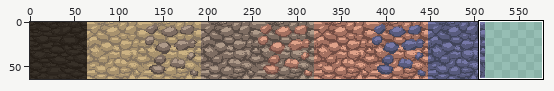
Edited in one commit: sprite sheet (level/soil-all.png). The picture above shows the old version from afar; the outline marks the close-up.
Close-up. Earlier state:
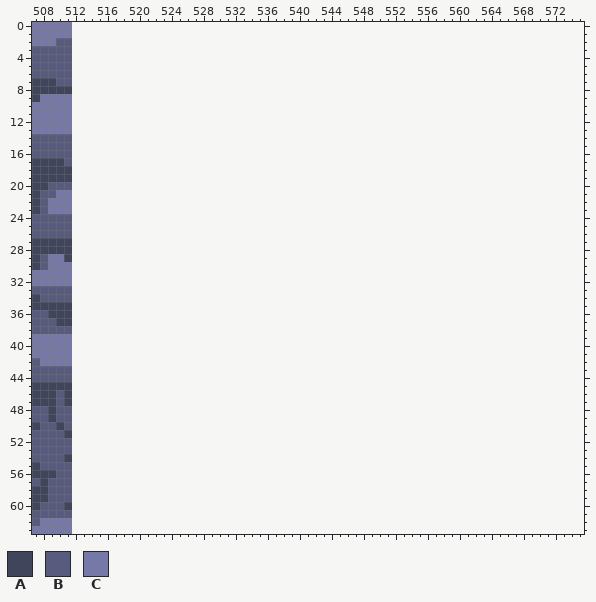
The file is 512x64 pixels. Shown: x 507..575, y 0..63. The old version is drawn lined up with the new one, on the new canvas.
Palette (. is transparent): A #41455b  B #585b7d  C #7678a7
Pixels before (only the part around the change), first column x 507:
 0 CCCCC................................................................
 1 CCCCC................................................................
 2 CCCBB................................................................
 3 BBBBB................................................................
 4 BBBBB................................................................
 5 BBBBB................................................................
 6 BBBBB................................................................
 7 AAABB................................................................
 8 AAAAA................................................................
 9 ACCCC................................................................
10 CCCCC................................................................
11 CCCCC................................................................
12 CCCCC................................................................
13 CCCCC................................................................
14 BBBBB................................................................
15 BBBBB................................................................
16 BBBBB................................................................
17 AAAAB................................................................
18 AAAAA................................................................
19 AAAAA................................................................
20 AABBB................................................................
21 ABBCC................................................................
22 ABCCC................................................................
23 ABCCC................................................................
24 BBBBB................................................................
25 BBBBB................................................................
26 BBBBB................................................................
27 AAAAA................................................................
28 AAAAA................................................................
29 ABCCA................................................................
30 ABCCC................................................................
31 CCCCC................................................................
32 CCCCC................................................................
33 BBBBB................................................................
34 ABBBB................................................................
35 AAAAA................................................................
36 BBAAA................................................................
37 BBBAA................................................................
38 BBBBB................................................................
39 CCCCC................................................................
40 CCCCC................................................................
41 CCCCC................................................................
42 BCCCC................................................................
43 BBBBB................................................................
44 BBBBB................................................................
45 AAAAA................................................................
46 AAABA................................................................
47 AAABA................................................................
48 BBABB................................................................
49 BBABB................................................................
50 ABBAB................................................................
51 BBBBA................................................................
52 BBBBB................................................................
53 BBBBB................................................................
54 BBBBA................................................................
55 ABBBB................................................................
56 AAABB................................................................
57 BABBB................................................................
58 AABBB................................................................
59 AABBB................................................................
60 ABBBA................................................................
61 BBBBB................................................................
62 BCCCC................................................................
63 CCCCC................................................................
And afterwards:
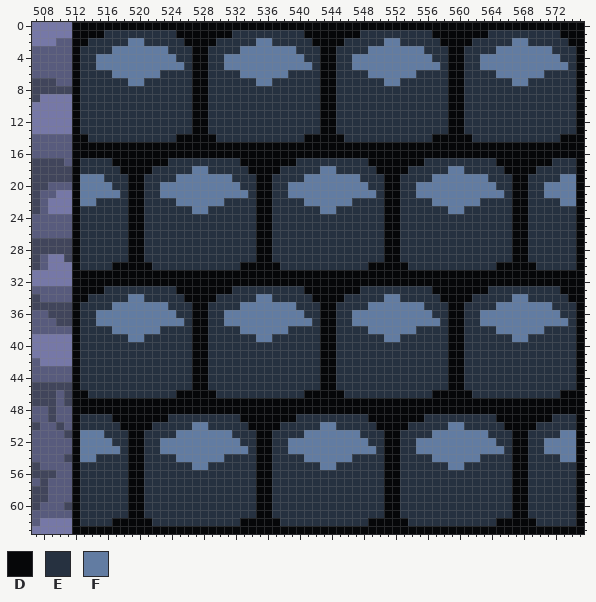
Colours new in this view: D #060709  E #263140  F #627ca2
Changes in this commit:
canvas 512x64 -> 576x64
Changed rows in their new state; - is an unchanged pixel.
first column x 512:
 0 DDDDDDDDDDDDDDDDDDDDDDDDDDDDDDDDDDDDDDDDDDDDDDDDDDDDDDDDDDDDDDDD
 1 DDDDEEEEEEEEEDDDDDDDEEEEEEEEEDDDDDDDEEEEEEEEEDDDDDDDEEEEEEEEEDDD
 2 DDEEEEEFFEEEEEDDDDEEEEEFFEEEEEDDDDEEEEEFFEEEEEDDDDEEEEEFFEEEEEDD
 3 DEEEEFFFFFFFEEEDDEEEEFFFFFFFEEEDDEEEEFFFFFFFEEEDDEEEEFFFFFFFEEED
 4 DEEFFFFFFFFFFEEDDEEFFFFFFFFFFEEDDEEFFFFFFFFFFEEDDEEFFFFFFFFFFEED
 5 DEEFFFFFFFFFFFEDDEEFFFFFFFFFFFEDDEEFFFFFFFFFFFEDDEEFFFFFFFFFFFED
 6 DEEEEFFFFFFEEEEDDEEEEFFFFFFEEEEDDEEEEFFFFFFEEEEDDEEEEFFFFFFEEEED
 7 DEEEEEEFFEEEEEEDDEEEEEEFFEEEEEEDDEEEEEEFFEEEEEEDDEEEEEEFFEEEEEED
 8 DEEEEEEEEEEEEEEDDEEEEEEEEEEEEEEDDEEEEEEEEEEEEEEDDEEEEEEEEEEEEEED
 9 DEEEEEEEEEEEEEEDDEEEEEEEEEEEEEEDDEEEEEEEEEEEEEEDDEEEEEEEEEEEEEED
10 DEEEEEEEEEEEEEEDDEEEEEEEEEEEEEEDDEEEEEEEEEEEEEEDDEEEEEEEEEEEEEED
11 DEEEEEEEEEEEEEEDDEEEEEEEEEEEEEEDDEEEEEEEEEEEEEEDDEEEEEEEEEEEEEED
12 DEEEEEEEEEEEEEEDDEEEEEEEEEEEEEEDDEEEEEEEEEEEEEEDDEEEEEEEEEEEEEED
13 DEEEEEEEEEEEEEEDDEEEEEEEEEEEEEEDDEEEEEEEEEEEEEEDDEEEEEEEEEEEEEED
14 DDEEEEEEEEEEEDDDDDEEEEEEEEEEEDDDDDEEEEEEEEEEEDDDDDEEEEEEEEEEEDDD
15 DDDDDDDDDDDDDDDDDDDDDDDDDDDDDDDDDDDDDDDDDDDDDDDDDDDDDDDDDDDDDDDD
16 DDDDDDDDDDDDDDDDDDDDDDDDDDDDDDDDDDDDDDDDDDDDDDDDDDDDDDDDDDDDDDDD
17 DEEEEDDDDDDDEEEEEEEEEDDDDDDDEEEEEEEEEDDDDDDDEEEEEEEEEDDDDDDDEEED
18 DEEEEEDDDDEEEEEFFEEEEEDDDDEEEEEFFEEEEEDDDDEEEEEFFEEEEEDDDDEEEEED
19 DFFFEEEDDEEEEFFFFFFFEEEDDEEEEFFFFFFFEEEDDEEEEFFFFFFFEEEDDEEEEFFD
20 DFFFFEEDDEEFFFFFFFFFFEEDDEEFFFFFFFFFFEEDDEEFFFFFFFFFFEEDDEEFFFFD
21 DFFFFFEDDEEFFFFFFFFFFFEDDEEFFFFFFFFFFFEDDEEFFFFFFFFFFFEDDEEFFFFD
22 DFFEEEEDDEEEEFFFFFFEEEEDDEEEEFFFFFFEEEEDDEEEEFFFFFFEEEEDDEEEEFFD
23 DEEEEEEDDEEEEEEFFEEEEEEDDEEEEEEFFEEEEEEDDEEEEEEFFEEEEEEDDEEEEEED
24 DEEEEEEDDEEEEEEEEEEEEEEDDEEEEEEEEEEEEEEDDEEEEEEEEEEEEEEDDEEEEEED
25 DEEEEEEDDEEEEEEEEEEEEEEDDEEEEEEEEEEEEEEDDEEEEEEEEEEEEEEDDEEEEEED
26 DEEEEEEDDEEEEEEEEEEEEEEDDEEEEEEEEEEEEEEDDEEEEEEEEEEEEEEDDEEEEEED
27 DEEEEEEDDEEEEEEEEEEEEEEDDEEEEEEEEEEEEEEDDEEEEEEEEEEEEEEDDEEEEEED
28 DEEEEEEDDEEEEEEEEEEEEEEDDEEEEEEEEEEEEEEDDEEEEEEEEEEEEEEDDEEEEEED
29 DEEEEEEDDEEEEEEEEEEEEEEDDEEEEEEEEEEEEEEDDEEEEEEEEEEEEEEDDEEEEEED
30 DEEEEDDDDDEEEEEEEEEEEDDDDDEEEEEEEEEEEDDDDDEEEEEEEEEEEDDDDDEEEEED
31 DDDDDDDDDDDDDDDDDDDDDDDDDDDDDDDDDDDDDDDDDDDDDDDDDDDDDDDDDDDDDDDD
32 DDDDDDDDDDDDDDDDDDDDDDDDDDDDDDDDDDDDDDDDDDDDDDDDDDDDDDDDDDDDDDDD
33 DDDDEEEEEEEEEDDDDDDDEEEEEEEEEDDDDDDDEEEEEEEEEDDDDDDDEEEEEEEEEDDD
34 DDEEEEEFFEEEEEDDDDEEEEEFFEEEEEDDDDEEEEEFFEEEEEDDDDEEEEEFFEEEEEDD
35 DEEEEFFFFFFFEEEDDEEEEFFFFFFFEEEDDEEEEFFFFFFFEEEDDEEEEFFFFFFFEEED
36 DEEFFFFFFFFFFEEDDEEFFFFFFFFFFEEDDEEFFFFFFFFFFEEDDEEFFFFFFFFFFEED
37 DEEFFFFFFFFFFFEDDEEFFFFFFFFFFFEDDEEFFFFFFFFFFFEDDEEFFFFFFFFFFFED
38 DEEEEFFFFFFEEEEDDEEEEFFFFFFEEEEDDEEEEFFFFFFEEEEDDEEEEFFFFFFEEEED
39 DEEEEEEFFEEEEEEDDEEEEEEFFEEEEEEDDEEEEEEFFEEEEEEDDEEEEEEFFEEEEEED
40 DEEEEEEEEEEEEEEDDEEEEEEEEEEEEEEDDEEEEEEEEEEEEEEDDEEEEEEEEEEEEEED
41 DEEEEEEEEEEEEEEDDEEEEEEEEEEEEEEDDEEEEEEEEEEEEEEDDEEEEEEEEEEEEEED
42 DEEEEEEEEEEEEEEDDEEEEEEEEEEEEEEDDEEEEEEEEEEEEEEDDEEEEEEEEEEEEEED
43 DEEEEEEEEEEEEEEDDEEEEEEEEEEEEEEDDEEEEEEEEEEEEEEDDEEEEEEEEEEEEEED
44 DEEEEEEEEEEEEEEDDEEEEEEEEEEEEEEDDEEEEEEEEEEEEEEDDEEEEEEEEEEEEEED
45 DEEEEEEEEEEEEEEDDEEEEEEEEEEEEEEDDEEEEEEEEEEEEEEDDEEEEEEEEEEEEEED
46 DDEEEEEEEEEEEDDDDDEEEEEEEEEEEDDDDDEEEEEEEEEEEDDDDDEEEEEEEEEEEDDD
47 DDDDDDDDDDDDDDDDDDDDDDDDDDDDDDDDDDDDDDDDDDDDDDDDDDDDDDDDDDDDDDDD
48 DDDDDDDDDDDDDDDDDDDDDDDDDDDDDDDDDDDDDDDDDDDDDDDDDDDDDDDDDDDDDDDD
49 DEEEEDDDDDDDEEEEEEEEEDDDDDDDEEEEEEEEEDDDDDDDEEEEEEEEEDDDDDDDEEED
50 DEEEEEDDDDEEEEEFFEEEEEDDDDEEEEEFFEEEEEDDDDEEEEEFFEEEEEDDDDEEEEED
51 DFFFEEEDDEEEEFFFFFFFEEEDDEEEEFFFFFFFEEEDDEEEEFFFFFFFEEEDDEEEEFFD
52 DFFFFEEDDEEFFFFFFFFFFEEDDEEFFFFFFFFFFEEDDEEFFFFFFFFFFEEDDEEFFFFD
53 DFFFFFEDDEEFFFFFFFFFFFEDDEEFFFFFFFFFFFEDDEEFFFFFFFFFFFEDDEEFFFFD
54 DFFEEEEDDEEEEFFFFFFEEEEDDEEEEFFFFFFEEEEDDEEEEFFFFFFEEEEDDEEEEFFD
55 DEEEEEEDDEEEEEEFFEEEEEEDDEEEEEEFFEEEEEEDDEEEEEEFFEEEEEEDDEEEEEED
56 DEEEEEEDDEEEEEEEEEEEEEEDDEEEEEEEEEEEEEEDDEEEEEEEEEEEEEEDDEEEEEED
57 DEEEEEEDDEEEEEEEEEEEEEEDDEEEEEEEEEEEEEEDDEEEEEEEEEEEEEEDDEEEEEED
58 DEEEEEEDDEEEEEEEEEEEEEEDDEEEEEEEEEEEEEEDDEEEEEEEEEEEEEEDDEEEEEED
59 DEEEEEEDDEEEEEEEEEEEEEEDDEEEEEEEEEEEEEEDDEEEEEEEEEEEEEEDDEEEEEED
60 DEEEEEEDDEEEEEEEEEEEEEEDDEEEEEEEEEEEEEEDDEEEEEEEEEEEEEEDDEEEEEED
61 DEEEEEEDDEEEEEEEEEEEEEEDDEEEEEEEEEEEEEEDDEEEEEEEEEEEEEEDDEEEEEED
62 DEEEEDDDDDEEEEEEEEEEEDDDDDEEEEEEEEEEEDDDDDEEEEEEEEEEEDDDDDEEEEED
63 DDDDDDDDDDDDDDDDDDDDDDDDDDDDDDDDDDDDDDDDDDDDDDDDDDDDDDDDDDDDDDDD
Pixel boxes of the changes (left, top, right, bottom) in both close-ups:
added: (72, 22, 584, 534)
